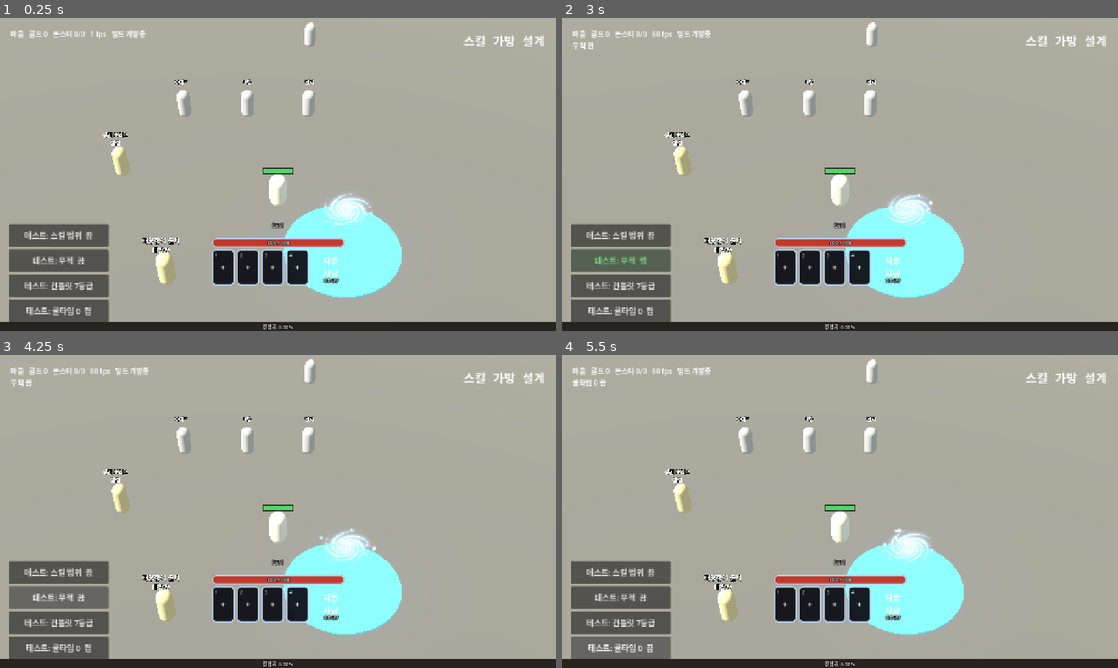
Above: before the commit, frames 1-4 (two rows, left to right).
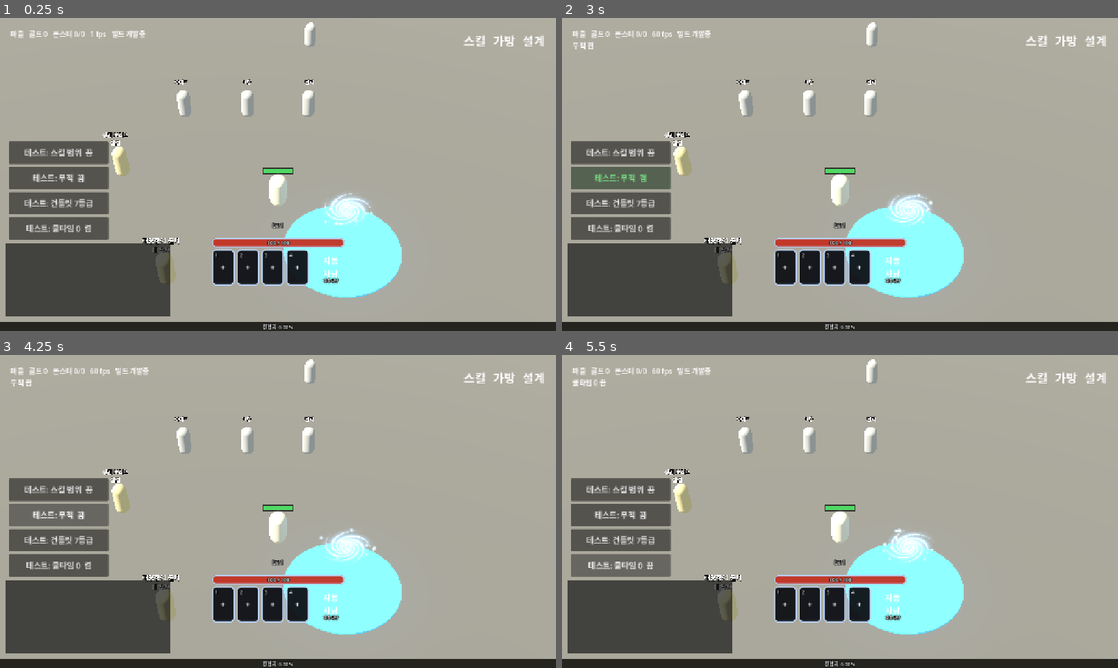
Above: after the commit, the same moments.

Repository: gogoalswo/MMORPG
Game: Godot game, scene res://main.tscn
The game is run twice, just before and just after one commit, with the same random seed, the same clock (stepped at 60 frames per second) and the same inputs.
Inputs (mouse positions are in pixels of both pictures, inside the frame that each line leads up to):
- Up to frame 1 (0.25 s): no input
- Up to frame 2 (3 s): click (784, 268) at 0.52 s; click "테스트: 스킬 범위 끔" at 1.25 s; click "테스트: 스킬 범위 켬" at 2 s; click "테스트: 무적 끔" at 2.75 s
- Up to frame 3 (4.25 s): click "테스트: 무적 켬" at 3.5 s
- Up to frame 4 (5.5 s): click "테스트: 건틀릿 7등급" at 4.25 s; click "테스트: 쿨타임 0 켬" at 5 s

The runs differ from the first frame. In frame 1, 8.9% of the frame differs, in the area x 1-31%, y 39-98%; in frame 2, 10%; in frame 3, 10%; in frame 4, 9.7%.

Commit message:
채팅창: 경험치·장비 획득을 왼쪽 아래 채팅창에 적는다
잠깐 떴다 지던 왼쪽 위 알림(LootLog)을 왼쪽 아래 구석의 채팅창(ChatLog)으로
바꿨다(요청). 줄은 사라지지 않고 50줄까지 쌓인다. 구석을 채팅창이 쓰게 되어
테스트 단추 묶음은 그 위로 올렸다.

Co-Authored-By: Claude Opus 5.5 <noreply@anthropic.com>
Claude-Session: https://claude.ai/code/session_01GasahR27smyzx7N9FaZbXL

Diff:
--- /dev/null
+++ b/godot/game/chat_log.gd
@@ -0,0 +1,94 @@
+class_name ChatLog
+extends PanelContainer
+
+## 화면 왼쪽 아래 채팅창 — 지금은 **경험치**와 **장비 획득**을 한 줄씩 적는다.
+##
+## 오기까지 두 번 옮겼다 (2026-09-23):
+## 1. 쓰러진 자리에서 3D 글자(`+n EXP`) → **"데미지랑 같이 뜨니까 안 보여"**
+## 2. 왼쪽 위에 잠깐 떴다 사라지는 띠 → **"왼쪽 아래 채팅창 만들어서 거기에 넣어"**
+##
+## 그래서 줄은 **사라지지 않고 쌓인다** — 채팅창이라 지나간 것도 남아 있어야 한다.
+## 새 줄이 맨 아래에 붙고 창은 늘 맨 아래를 따라간다. `MAX_LINES` 를 넘으면 가장
+## 오래된 줄부터 지운다.
+##
+## 결은 `ui-art-style.md` 대로 **어두운 판 + 얇은 금테**다. 조각 그림 없이
+## `StyleBoxFlat` 으로 그린다. 글자는 `RichTextLabel` 로 얹는다 — 한 줄 안에서
+## 머리말과 값의 색이 달라서다.
+##
+## **입력을 받지 않는다.** 혼자 하는 판이라 말 걸 사람이 없어서 입력칸이 없고,
+## 창을 눌러도 밑의 땅이 눌린다(이동) — 창 뒤로 걸어가지 못하면 안 된다.
+## 서버가 붙어 말을 주고받게 되면 입력칸과 스크롤을 단다.
+
+## 창이 들고 있는 줄 수. 넘으면 오래된 것부터 지운다
+const MAX_LINES := 50
+## 창 크기(px). 18px 글자 여섯 줄이 보인다
+const SIZE := Vector2(380, 170)
+const FONT_SIZE := 17
+
+## 판 안쪽 — `ui-art-style.md` 의 판 색. 게임 화면이 조금 비친다
+const BG := Color(0.098, 0.102, 0.098, 0.72)
+## 얇은 금테
+const BORDER := Color("#b9a46c", 0.55)
+## 머리말(무엇을 얻었나) — 상아빛을 조금 눌러서 뒤에 오는 값이 먼저 읽히게
+const HEAD := Color("#eeead7", 0.7)
+## 경험치 값 — HUD 의 경험치 글자와 같은 금빛
+const EXP := Color("#e8c14a")
+
+## [[머리말, 값], ...] — 창에 적힌 줄 (테스트가 읽는다)
+var _lines: Array = []
+var _text: RichTextLabel
+
+
+func _init() -> void:
+	mouse_filter = Control.MOUSE_FILTER_IGNORE
+	custom_minimum_size = SIZE
+	var box := StyleBoxFlat.new()
+	box.bg_color = BG
+	box.border_color = BORDER
+	box.set_border_width_all(1)
+	box.set_content_margin_all(10)
+	add_theme_stylebox_override("panel", box)
+
+	_text = RichTextLabel.new()
+	_text.mouse_filter = Control.MOUSE_FILTER_IGNORE
+	_text.bbcode_enabled = true
+	_text.scroll_active = false
+	# 새 줄이 들어오면 맨 아래를 보여 준다 — 채팅창이 늘 그렇듯
+	_text.scroll_following = true
+	_text.add_theme_font_size_override("normal_font_size", FONT_SIZE)
+	_text.add_theme_color_override("font_outline_color", Color(0, 0, 0, 0.7))
+	_text.add_theme_constant_override("outline_size", 4)
+	add_child(_text)
+
+
+## 경험치 한 줄
+func add_exp(amount: int) -> void:
+	if amount <= 0:
+		return
+	add_line("경험치", "+%d" % amount, EXP)
+
+
+## 장비 획득 한 줄. 이름에 등급이 이미 들어 있다 ("희귀 투구") — 색도 등급을 따른다
+func add_item(name: String, tint: Color) -> void:
+	add_line("장비 획득", name, tint)
+
+
+## 머리말 + 값 한 줄을 맨 아래에 붙인다
+func add_line(head: String, value: String, tint: Color) -> void:
+	if not _lines.is_empty():
+		_text.newline()
+	_text.push_color(HEAD)
+	_text.add_text(head + "  ")
+	_text.pop()
+	_text.push_color(tint)
+	_text.add_text(value)
+	_text.pop()
+	_lines.append([head, value])
+	while _lines.size() > MAX_LINES:
+		_lines.remove_at(0)
+		_text.remove_paragraph(0)
+
+
+## 적힌 줄들. [[머리말, 값], ...]
+func lines() -> Array:
+	return _lines.duplicate()
--- a/godot/game/game.gd
+++ b/godot/game/game.gd
@@ -103,9 +103,8 @@
 const SPIN_LIFT := 13
 ## 화면 맨 아래 경험치 게이지 높이. 가운데에 퍼센트를 적으므로 글자가 들어갈 만큼은 된다
 const EXP_GAUGE_H := 20
-## 획득 알림이 시작하는 높이(px). 위 글자줄이 두 줄(24~70)이라 그 아래,
-## 6줄(38px씩) 쌓아도 왼쪽 아래 테스트 단추(474~)에 닿지 않는다
-const LOOT_LOG_TOP := 96
+## 채팅창을 화면 왼쪽·아래(경험치 띠)에서 띄우는 거리(px)
+const CHAT_MARGIN := 12
 const ICON_DIR := "res://assets/icons/"
 ## 가방 탭. 0 은 전체, 나머지는 `_tab_keeps` 가 슬롯으로 가른다
 const BAG_TABS := ["전체", "무기", "방어구", "장신구"]
@@ -158,8 +157,8 @@
 const MOB_BAR_MS := 5000
 ## 마지막으로 일어난 일 한 줄 (맞았다·레벨 올랐다)
 var _last_event := ""
-## 왼쪽 획득 알림 — 경험치·장비 획득 (`LootLog`)
-var _loot_log: LootLog
+## 왼쪽 아래 채팅창 — 경험치·장비 획득을 적는다 (`ChatLog`)
+var _chat: ChatLog
 var _ui_root: Control
 ## 퀵슬롯 위 한 묶음 — 레벨 배지 안 숫자, 체력 막대와 그 위 숫자, 경험치 퍼센트
 var _level_label: Label
@@ -287,7 +286,7 @@
 				"  처치!" if payload.get("killed", false) else "",
 			]
 		&"reward":
-			_loot_log.add_exp(int(payload.get("exp", 0)))
+			_chat.add_exp(int(payload.get("exp", 0)))
 		&"levelUp":
 			_last_event = "레벨 %d 이 되었습니다" % payload.get("level", 0)
 		&"swing":
@@ -326,7 +325,7 @@
 					payload.get("gold", 0), Items.get_item(got).get("name", got)
 				]
 				var grade := int(payload.item.get("grade", 1))
-				_loot_log.add_item(str(Items.get_item(got).get("name", got)), _grade_tint(grade))
+				_chat.add_item(str(Items.get_item(got).get("name", got)), _grade_tint(grade))
 		&"inventory":
 			if _bag_panel.visible:
 				_redraw_bag()
@@ -412,11 +411,16 @@
 	_label.add_theme_font_size_override("font_size", 16)
 	_ui_root.add_child(_label)
 
-	# 획득 알림은 왼쪽에 쌓는다 — 위 글자줄(두 줄) 아래, 왼쪽 아래 테스트 단추 위.
-	# 가운데는 전투(피해 숫자)가 쓰므로 비운다 → hit-effects.md "획득 알림"
-	_loot_log = LootLog.new()
-	_loot_log.position = Vector2(24, LOOT_LOG_TOP)
-	_ui_root.add_child(_loot_log)
+	# 채팅창은 왼쪽 아래 구석, 경험치 띠 바로 위. 테스트 단추 묶음은 그 위로 올린다
+	# (`_build_test_switches`) → hud.md "채팅창"
+	_chat = ChatLog.new()
+	_ui_root.add_child(_chat)
+	_chat.set_anchors_and_offsets_preset(Control.PRESET_BOTTOM_LEFT, Control.PRESET_MODE_MINSIZE)
+	_chat.grow_vertical = Control.GROW_DIRECTION_BEGIN
+	_chat.offset_left = CHAT_MARGIN
+	_chat.offset_bottom = -(EXP_GAUGE_H + CHAT_MARGIN)
+	_chat.offset_top = _chat.offset_bottom - ChatLog.SIZE.y
+	_chat.offset_right = CHAT_MARGIN + ChatLog.SIZE.x
 
 	_build_gate_panel()
 	_build_npc_panel()
@@ -2045,6 +2049,10 @@
 	_refresh_switches()
 	column.set_anchors_and_offsets_preset(Control.PRESET_BOTTOM_LEFT, Control.PRESET_MODE_MINSIZE, 20)
 	column.grow_vertical = Control.GROW_DIRECTION_BEGIN
+	# 왼쪽 아래 구석은 채팅창 자리다 (2026-09-23) — 묶음을 채팅창 위로 올린다
+	var lift := ChatLog.SIZE.y + EXP_GAUGE_H + CHAT_MARGIN + 8 - 20
+	column.offset_top -= lift
+	column.offset_bottom -= lift
 
 
 func _on_switch_pressed(name: String) -> void:
--- a/godot/game/loot_log.gd
+++ /dev/null
@@ -1,135 +0,0 @@
-class_name LootLog
-extends VBoxContainer
-
-## 화면 왼쪽에 쌓이는 획득 알림 — **경험치**와 **장비 획득**을 한 줄씩 띄운다.
-##
-## 처음에는 `+n EXP` 를 쓰러진 자리에서 3D 글자로 띄웠는데, 피해 숫자와 같은
-## 자리에서 터져서 **"데미지랑 같이 뜨니까 안 보여"** 라는 말을 들었다 (2026-09-23).
-## 그래서 전투가 벌어지는 가운데를 비우고 왼쪽에 모았다.
-##
-## 결은 `ui-art-style.md` 대로 **어두운 판 + 얇은 금테**다. 조각 그림 없이
-## `StyleBoxFlat` 으로 그린다 — 한 줄짜리 띠라 9조각을 받을 이유가 없다.
-## 글자는 `Label` 로 얹는다. 누르는 것이 아니므로 입력을 전부 흘린다.
-##
-## 줄은 아래로 쌓이고(새 것이 맨 아래), `MAX_LINES` 를 넘으면 가장 오래된 것부터
-## 지운다. 한 줄은 `LIFE` 초 뒤에 흐려지며 스스로 사라진다.
-
-## 한 번에 보이는 줄 수. 무리를 잡으면 한꺼번에 들어오므로 넘치면 오래된 것을 민다
-const MAX_LINES := 6
-## 한 줄이 떠 있는 시간(초). 끝 `FADE` 초 동안 흐려진다
-const LIFE := 4.0
-const FADE := 0.6
-## 들어올 때 왼쪽에서 밀려 들어오는 거리(px)와 시간
-const SLIDE := 40.0
-const SLIDE_TIME := 0.18
-const FONT_SIZE := 18
-const LINE_H := 34
-
-## 판 안쪽 — `ui-art-style.md` 의 판 색. 게임 화면을 다 가리지 않게 조금 비친다
-const BG := Color(0.098, 0.102, 0.098, 0.78)
-## 얇은 금테
-const BORDER := Color("#b9a46c", 0.55)
-## 머리말(무엇을 얻었나) — 상아빛을 조금 눌러서 뒤에 오는 값이 먼저 읽히게
-const HEAD := Color("#eeead7", 0.75)
-## 경험치 값 — HUD 의 경험치 글자와 같은 금빛
-const EXP := Color("#e8c14a")
-
-## [{row, t}, ...] — 떠 있는 줄과 산 시간
-var _rows: Array = []
-
-
-func _init() -> void:
-	mouse_filter = Control.MOUSE_FILTER_IGNORE
-	add_theme_constant_override("separation", 4)
-
-
-## 경험치 한 줄
-func add_exp(amount: int) -> void:
-	if amount <= 0:
-		return
-	add_line("경험치", "+%d" % amount, EXP)
-
-
-## 장비 획득 한 줄. 이름에 등급이 이미 들어 있다 ("희귀 투구") — 색도 등급을 따른다
-func add_item(name: String, tint: Color) -> void:
-	add_line("장비 획득", name, tint)
-
-
-## 머리말 + 값 한 줄을 맨 아래에 넣는다
-func add_line(head: String, value: String, tint: Color) -> void:
-	var row := PanelContainer.new()
-	row.mouse_filter = Control.MOUSE_FILTER_IGNORE
-	row.custom_minimum_size = Vector2(0, LINE_H)
-	row.add_theme_stylebox_override("panel", _box())
-	# 판 폭은 글자에 맞춘다 — 부모(VBox)가 늘이지 않도록 왼쪽에 붙인다
-	row.size_flags_horizontal = Control.SIZE_SHRINK_BEGIN
-
-	var line := HBoxContainer.new()
-	line.mouse_filter = Control.MOUSE_FILTER_IGNORE
-	line.add_theme_constant_override("separation", 10)
-	row.add_child(line)
-	line.add_child(_label(head, HEAD))
-	line.add_child(_label(value, tint))
-
-	add_child(row)
-	_rows.append({"row": row, "t": 0.0})
-	while _rows.size() > MAX_LINES:
-		_drop(0)
-
-
-## 지금 떠 있는 줄의 글자들 (테스트가 읽는다). [[머리말, 값], ...]
-func lines() -> Array:
-	var out: Array = []
-	for entry in _rows:
-		var labels: Array = entry.row.get_child(0).get_children()
-		out.append([labels[0].text, labels[1].text])
-	return out
-
-
-func _process(delta: float) -> void:
-	for i in range(_rows.size() - 1, -1, -1):
-		var entry: Dictionary = _rows[i]
-		entry.t += delta
-		var row: PanelContainer = entry.row
-		# 왼쪽에서 밀려 들어온다. 컨테이너가 자리를 잡으므로 그림만 옮긴다
-		var slide := clampf(entry.t / SLIDE_TIME, 0.0, 1.0)
-		var content: Control = row.get_child(0)
-		content.position.x = -SLIDE * (1.0 - slide) + _box().content_margin_left
-		row.modulate.a = clampf((LIFE - entry.t) / FADE, 0.0, 1.0) * lerpf(0.3, 1.0, slide)
-		if entry.t >= LIFE:
-			_drop(i)
-
-
-func _drop(index: int) -> void:
-	var row: Node = _rows[index].row
-	_rows.remove_at(index)
-	remove_child(row)
-	row.queue_free()
-
-
-func _label(text: String, color: Color) -> Label:
-	var label := Label.new()
-	label.text = text
-	label.mouse_filter = Control.MOUSE_FILTER_IGNORE
-	label.add_theme_font_size_override("font_size", FONT_SIZE)
-	label.add_theme_color_override("font_color", color)
-	label.add_theme_color_override("font_outline_color", Color(0, 0, 0, 0.7))
-	label.add_theme_constant_override("outline_size", 4)
-	return label
-
-
-var _style: StyleBoxFlat
-
-
-func _box() -> StyleBoxFlat:
-	if _style != null:
-		return _style
-	_style = StyleBoxFlat.new()
-	_style.bg_color = BG
-	_style.border_color = BORDER
-	_style.set_border_width_all(1)
-	_style.content_margin_left = 12
-	_style.content_margin_right = 14
-	_style.content_margin_top = 4
-	_style.content_margin_bottom = 4
-	return _style
--- /dev/null
+++ b/godot/tests/chat_log_test.gd
@@ -0,0 +1,130 @@
+extends SceneTree
+
+## 왼쪽 아래 채팅창(`ChatLog`) — 몬스터를 잡으면 경험치와 장비 획득이 한 줄씩 적히는지 본다.
+##
+## 진짜로 잡는다(`World._hit_monster`) — 보상 이벤트가 화면까지 오는 길을 같이 본다.
+## 스크린샷을 찍지 않는다. 자리·글자·줄 수는 노드로 읽는다.
+##
+##   godot --headless --path godot --script tests/chat_log_test.gd
+
+var _failed := 0
+
+
+func _init() -> void:
+	Save.clear()
+	root.call_deferred("add_child", load("res://main.tscn").instantiate())
+	_run.call_deferred()
+
+
+func _fail(text: String) -> void:
+	print("  실패 " + text)
+	_failed += 1
+
+
+func _run() -> void:
+	await process_frame
+	var game: Node3D = root.get_node("Game")
+	await process_frame
+	var chat: ChatLog = game._chat
+	if chat == null:
+		_fail("채팅창이 없다")
+		_done()
+		return
+
+	await _case_kill(game, chat)
+	_case_item(game, chat)
+	_case_place(game, chat)
+	await _case_stays(chat)
+	_case_cap(chat)
+	_done()
+
+
+## 사냥터에서 한 마리를 잡으면 `경험치 +n` 이 적힌다
+func _case_kill(game: Node3D, chat: ChatLog) -> void:
+	game._transport.send(&"travel", {"zone": "meadow"})
+	for i in 3:
+		await process_frame
+	var world = game._transport._world
+	var player: Dictionary = world._players[game._transport.my_id()]
+	var mobs: Array = world.snapshot().monsters
+	if mobs.is_empty():
+		_fail("사냥터에 몬스터가 없다")
+		return
+	var mob: Dictionary = mobs[0]
+	mob.hp = 1
+	world._hit_monster(player, mob, 1.0, "")
+	for i in 3:
+		await process_frame
+	var want := "+%d" % int(mob.exp_reward)
+	for pair in chat.lines():
+		if pair[0] == "경험치" and pair[1] == want:
+			print("  잡으니 적힘: 경험치 %s" % want)
+			return
+	_fail("잡았는데 '경험치 %s' 가 안 적혔다 (%s)" % [want, chat.lines()])
+
+
+## 장비를 얻으면 이름이 적힌다. 골드만 떨어지면 안 적힌다
+func _case_item(game: Node3D, chat: ChatLog) -> void:
+	var before := chat.lines().size()
+	game._on_event(&"loot", {"gold": 5})
+	if chat.lines().size() != before:
+		_fail("골드만 떨어졌는데 줄이 늘었다")
+	game._on_event(&"loot", {"gold": 5, "item": {"id": "g3_w", "grade": 3, "enhance": 0}})
+	var last: Array = chat.lines().back()
+	var name := str(Items.get_item("g3_w").get("name", ""))
+	if last != ["장비 획득", name]:
+		_fail("장비 획득 줄이 '%s' 가 아니다 (%s)" % [name, last])
+	elif not chat._text.get_parsed_text().ends_with(name):
+		_fail("창 글자 맨 끝이 '%s' 가 아니다" % name)
+	else:
+		print("  장비 획득: %s" % name)
+
+
+## 왼쪽 아래 구석, 경험치 띠 위. 테스트 단추·퀵슬롯과 안 겹친다
+func _case_place(game: Node3D, chat: ChatLog) -> void:
+	var box := chat.get_global_rect()
+	var screen := game.get_viewport().get_visible_rect().size
+	if box.position.x > 40 or box.end.y < screen.y - 60 or box.end.y > screen.y - game.EXP_GAUGE_H:
+		_fail("왼쪽 아래 구석이 아니다: %s (화면 %s)" % [box, screen])
+	for button in game._switch_buttons.values():
+		if box.intersects(button.get_global_rect()):
+			_fail("테스트 단추(%s)와 겹친다" % button.get_global_rect())
+	for button in game._bar_buttons:
+		if box.intersects(button.get_global_rect()):
+			_fail("퀵슬롯(%s)과 겹친다" % button.get_global_rect())
+	print("  자리: %s" % box)
+
+
+## 채팅창이라 줄이 **사라지지 않는다** (잠깐 뜨고 지던 알림과 다르다)
+func _case_stays(chat: ChatLog) -> void:
+	var before := chat.lines().size()
+	var began := Time.get_ticks_msec()
+	while Time.get_ticks_msec() - began < 1500:
+		await process_frame
+	if chat.lines().size() != before:
+		_fail("시간이 지나니 줄이 %d → %d 로 줄었다" % [before, chat.lines().size()])
+
+
+## 오래 사냥해도 `MAX_LINES` 줄까지만 — 오래된 것부터 지우고 새 것이 맨 아래
+func _case_cap(chat: ChatLog) -> void:
+	var count := ChatLog.MAX_LINES + 5
+	for i in count:
+		chat.add_exp(i + 1)
+	var shown := chat.lines()
+	if shown.size() != ChatLog.MAX_LINES:
+		_fail("줄이 %d개다 (%d개여야)" % [shown.size(), ChatLog.MAX_LINES])
+	elif shown.back()[1] != "+%d" % count:
+		_fail("맨 아래가 새 줄이 아니다 (%s)" % shown.back())
+	elif chat._text.get_paragraph_count() != ChatLog.MAX_LINES:
+		_fail("창 글자가 %d줄이다 (%d줄이어야)" % [chat._text.get_paragraph_count(), ChatLog.MAX_LINES])
+	else:
+		print("  %d줄까지, 새 것이 맨 아래" % shown.size())
+
+
+func _done() -> void:
+	if _failed == 0:
+		print("채팅창: 통과")
+		quit(0)
+	else:
+		print("채팅창: %d개 실패" % _failed)
+		quit(1)
--- a/godot/tests/loot_log_test.gd
+++ /dev/null
@@ -1,126 +0,0 @@
-extends SceneTree
-
-## 왼쪽 획득 알림(`LootLog`) — 몬스터를 잡으면 경험치와 장비 획득이 한 줄씩 뜨는지 본다.
-##
-## 진짜로 잡는다(`World._hit_monster`) — 보상 이벤트가 화면까지 오는 길을 같이 본다.
-## 스크린샷을 찍지 않는다. 자리·글자·줄 수·사라짐은 노드로 읽는다.
-##
-##   godot --headless --path godot --script tests/loot_log_test.gd
-
-var _failed := 0
-
-
-func _init() -> void:
-	Save.clear()
-	root.call_deferred("add_child", load("res://main.tscn").instantiate())
-	_run.call_deferred()
-
-
-func _fail(text: String) -> void:
-	print("  실패 " + text)
-	_failed += 1
-
-
-func _run() -> void:
-	await process_frame
-	var game: Node3D = root.get_node("Game")
-	await process_frame
-	var log: LootLog = game._loot_log
-	if log == null:
-		_fail("획득 알림이 없다")
-		_done()
-		return
-
-	await _case_kill(game, log)
-	_case_item(game, log)
-	_case_cap(log)
-	_case_place(game, log)
-	await _case_gone(log)
-	_done()
-
-
-## 사냥터에서 한 마리를 잡으면 `경험치 +n` 이 뜬다
-func _case_kill(game: Node3D, log: LootLog) -> void:
-	game._transport.send(&"travel", {"zone": "meadow"})
-	for i in 3:
-		await process_frame
-	var world = game._transport._world
-	var player: Dictionary = world._players[game._transport.my_id()]
-	var mobs: Array = world.snapshot().monsters
-	if mobs.is_empty():
-		_fail("사냥터에 몬스터가 없다")
-		return
-	var mob: Dictionary = mobs[0]
-	mob.hp = 1
-	world._hit_monster(player, mob, 1.0, "")
-	for i in 3:
-		await process_frame
-	var want := "+%d" % int(mob.exp_reward)
-	for pair in log.lines():
-		if pair[0] == "경험치" and pair[1] == want:
-			print("  잡으니 뜸: 경험치 %s" % want)
-			return
-	_fail("잡았는데 '경험치 %s' 가 안 떴다 (%s)" % [want, log.lines()])
-
-
-## 장비를 얻으면 이름이 등급 색으로 뜬다. 골드만 떨어지면 안 뜬다
-func _case_item(game: Node3D, log: LootLog) -> void:
-	var before := log.lines().size()
-	game._on_event(&"loot", {"gold": 5})
-	if log.lines().size() != before:
-		_fail("골드만 떨어졌는데 줄이 늘었다")
-	game._on_event(&"loot", {"gold": 5, "item": {"id": "g3_w", "grade": 3, "enhance": 0}})
-	var last: Array = log.lines().back()
-	var name := str(Items.get_item("g3_w").get("name", ""))
-	if last != ["장비 획득", name]:
-		_fail("장비 획득 줄이 '%s' 가 아니다 (%s)" % [name, last])
-	else:
-		print("  장비 획득: %s" % name)
-
-
-## 한꺼번에 들어와도 `MAX_LINES` 줄까지만 — 오래된 것부터 밀린다
-func _case_cap(log: LootLog) -> void:
-	for i in LootLog.MAX_LINES + 3:
-		log.add_exp(i + 1)
-	var shown := log.lines()
-	if shown.size() != LootLog.MAX_LINES:
-		_fail("줄이 %d개다 (%d개여야)" % [shown.size(), LootLog.MAX_LINES])
-	elif shown.back()[1] != "+%d" % (LootLog.MAX_LINES + 3):
-		_fail("맨 아래가 새 줄이 아니다 (%s)" % shown.back())
-	else:
-		print("  %d줄까지, 새 것이 맨 아래" % shown.size())
-
-
-## 왼쪽에 있고, 꽉 차도 왼쪽 아래 테스트 단추에 안 닿는다
-func _case_place(game: Node3D, log: LootLog) -> void:
-	var box := Rect2(log.global_position, Vector2(200, LootLog.MAX_LINES * (LootLog.LINE_H + 4)))
-	if box.position.x > 60:
-		_fail("왼쪽이 아니다 (x %.0f)" % box.position.x)
-	for button in game._switch_buttons.values():
-		if box.intersects(button.get_global_rect()):
-			_fail("꽉 차면 테스트 단추(%s)와 겹친다" % button.get_global_rect())
-	print("  자리: %s, 꽉 차면 아래 끝 %.0f" % [log.global_position, box.end.y])
-
-
-## `LIFE` 초 뒤에 스스로 사라진다
-func _case_gone(log: LootLog) -> void:
-	var began := Time.get_ticks_msec()
-	var limit := int((LootLog.LIFE + 1.5) * 1000)
-	while not log.lines().is_empty() and Time.get_ticks_msec() - began < limit:
-		await process_frame
-	var waited := float(Time.get_ticks_msec() - began) / 1000.0
-	if not log.lines().is_empty():
-		_fail("%.1f초가 지나도 줄이 안 사라졌다" % waited)
-	elif log.get_child_count() != 0:
-		_fail("줄은 비었는데 노드가 %d개 남았다" % log.get_child_count())
-	else:
-		print("  %.1f초 뒤 전부 사라짐" % waited)
-
-
-func _done() -> void:
-	if _failed == 0:
-		print("획득 알림: 통과")
-		quit(0)
-	else:
-		print("획득 알림: %d개 실패" % _failed)
-		quit(1)
--- a/godot/tests/ui_test.gd
+++ b/godot/tests/ui_test.gd
@@ -811,8 +811,10 @@
 		if read.call() != was:
 			_fail("%s 단추를 두 번 눌렀는데 원래대로 안 돌아온다" % name)
 	var corner: Rect2 = game._switch_buttons["cooldownOff"].get_global_rect()
-	if corner.position.x > 40 or corner.end.y > 720 or corner.end.y < 660:
-		_fail("스위치 단추가 왼쪽 아래가 아니다: %s" % corner)
+	# 왼쪽 아래 구석은 채팅창 자리라(2026-09-23) 단추 묶음은 그 바로 위에 선다
+	var chat: Rect2 = game._chat.get_global_rect()
+	if corner.position.x > 40 or corner.end.y > chat.position.y or corner.end.y < chat.position.y - 40:
+		_fail("스위치 단추가 채팅창 바로 위(왼쪽 아래)가 아니다: %s, 채팅창 %s" % [corner, chat])
 	if corner.intersects(game._bar_buttons[0].get_global_rect()):
 		_fail("스위치 단추가 퀵슬롯과 겹친다")
 	print("  테스트 스위치 단추 %d개: 켜고 끄기 확인 (%s)" % [game._switch_buttons.size(), corner])
--- a/godot/tools/shot.gd
+++ b/godot/tools/shot.gd
@@ -251,8 +251,8 @@
 
 ## 사냥터에서 가장 가까운 몬스터를 한 대에 잡는다. 정면·사거리 판정은 건너뛰고
 ## 맞히는 자리(`_hit_monster`)부터 탄다 — 처치·보상 이벤트는 게임과 같은 길로 나온다.
-## 처치 섬광·피해 숫자와 왼쪽 획득 알림(`LootLog`)을 **게임 시간으로** 찍는다.
-## 알림에 장비 줄도 보이도록 장비 두 개를 떨어뜨린 것처럼 넣는다 (드롭은 운이라)
+## 처치 섬광·피해 숫자와 왼쪽 아래 채팅창(`ChatLog`)을 **게임 시간으로** 찍는다.
+## 채팅창에 장비 줄도 보이도록 장비 두 개를 떨어뜨린 것처럼 넣는다 (드롭은 운이라)
 func _kill(game: Node3D) -> void:
 	var world = game._transport._world
 	game._transport.send(&"travel", {"zone": RANGE_ZONE})
Renamed: godot/game/loot_log.gd.uid -> godot/game/chat_log.gd.uid
Renamed: godot/tests/loot_log_test.gd.uid -> godot/tests/chat_log_test.gd.uid
Not shown, changed: docs/features/hit-effects.md
Not shown, changed: docs/features/hud.md
Not shown, changed: docs/features/verification.md
